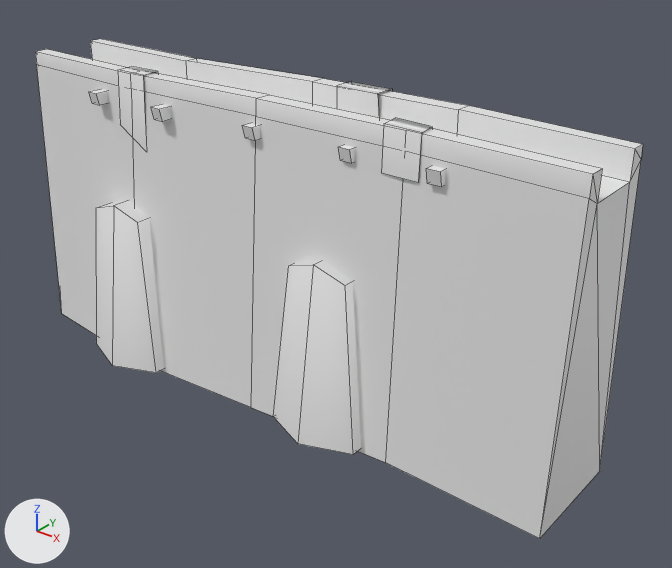
A saved change to the COLLADA model art/meshes/structural/earth_wall_long.dae.
The view is the same before and after, from a 50 mm camera at (0.92, -1.018, 0.633) aimed at (0.08, 0.031, -0.017). The lights are fixed; the arrows at lower left show +X, +Y and +Z. Mesh edges are drawn as thin lines. Where no turn or scale is listed for an object, it has been applied to the vertices.
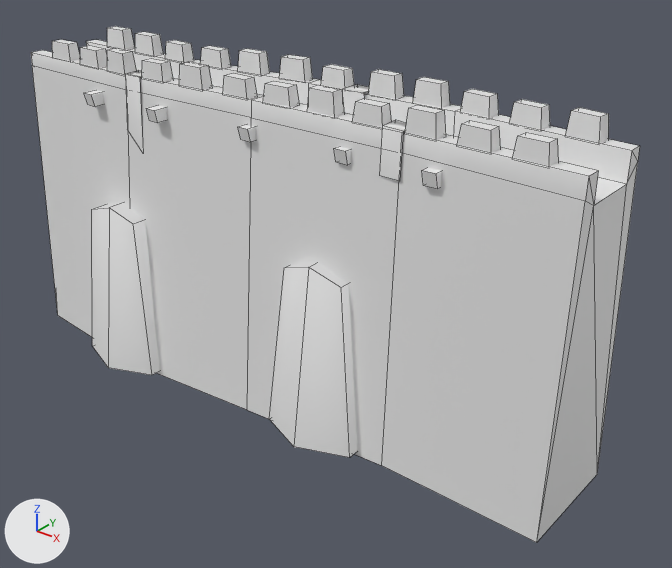
Scene script edits in JSON lines:
```json
{"block": "me_cube_002", "where": "# used by ob_cube_002; location = (0.003, -0.017, 0.037)"}
{"op": "remove", "block": "me_cube_002", "code": "me_cube_002.from_pydata(...)  # 144 vertices, 110 faces; spans x -0.52..0.52, y -0.141..0.209, z -0.256..0.255"}
{"op": "add", "block": "me_cube_002", "code": "me_cube_002.from_pydata(...)  # 336 vertices, 230 faces; spans x -0.52..0.52, y -0.141..0.209, z -0.256..0.284"}
{"block": "me_cube_002", "change": "me_cube_002 part 1: the loose piece of 10 vertices spanning x 0.05..0.127, y 0.046..0.132, z 0.09..0.255 is scaled about its middle by (0.532, 1, 1)"}
{"block": "me_cube_002", "change": "me_cube_002 part 2: the loose piece of 10 vertices spanning x 0.215..0.286, y -0.042..0.059, z 0.188..0.255 is scaled about its middle by (0.562, 1, 1), then moved by (-0.007, 0.0, 0.0)"}
{"block": "me_cube_002", "change": "me_cube_002 part 3: the loose piece of 10 vertices spanning x -0.311..-0.228, y -0.06..0.023, z 0.131..0.254 is rebuilt with 10 vertices and now spans x -0.282..-0.225, y -0.06..0.023, z 0.131..0.254"}
{"block": "me_cube_002", "change": "me_cube_002 part 4"}
{"block": "me_cube_002", "change": "148 vertices are added at x -0.459..0.479, y -0.052..0.118, z 0.25..0.284"}
{"block": "me_cube_002", "change": "13 new vertices lie (0.001, -0.019, 0.0) away from vertices in x -0.456..0.225, y -0.027..0.114, z 0.278..0.284"}
{"block": "me_cube_002", "change": "7 new vertices lie (0.001, -0.023, 0.0) away from vertices in x -0.459..0.186, y -0.023..0.118, z 0.25"}
{"block": "me_cube_002", "change": "7 new vertices lie (0.0, 0.02, 0.0) away from vertices in x -0.336..0.467, y -0.046..0.093, z 0.278..0.284"}
{"block": "me_cube_002", "change": "6 new vertices lie (0.0, 0.019, 0.0) away from vertices in x -0.298..0.389, y -0.037..0.097, z 0.278..0.284"}
{"block": "me_cube_002", "change": "5 new vertices lie (0.001, 0.023, 0.0) away from vertices in x -0.309..0.314, y -0.052..0.096, z 0.25"}
{"block": "me_cube_002", "change": "6 new vertices lie (0.001, -0.02, 0.0) away from vertices in x -0.455..0.231, y -0.024..0.117, z 0.278..0.284"}
{"block": "me_cube_002", "change": "120 new faces join them"}
{"op": "set", "path": "ob_cube_002.location", "old": "(0.003, -0.017, 0.037)", "new": "(0.003, -0.027, 0.037)"}
```

What differs and where, as boxes (x1, y1, x2, y2) in the pictures (672 x 568 px; the box of a moved part takes in the faces that stretch with it):
```json
{"object": "Cube_002", "change": "reshaped, moved", "before": [35, 39, 643, 539], "after": [31, 26, 640, 543]}
{"part": 1, "of": "me_cube_002", "change": "moved or reshaped", "before": [337, 82, 392, 117], "after": [342, 85, 369, 114]}
{"part": 2, "of": "me_cube_002", "change": "moved or reshaped", "before": [381, 118, 432, 183], "after": [379, 120, 406, 181]}
{"part": 3, "of": "me_cube_002", "change": "rebuilt", "before": [118, 67, 158, 149], "after": [125, 70, 143, 153]}
{"part": 4, "of": "me_cube_002", "change": "added", "after": [52, 26, 609, 166]}
```
